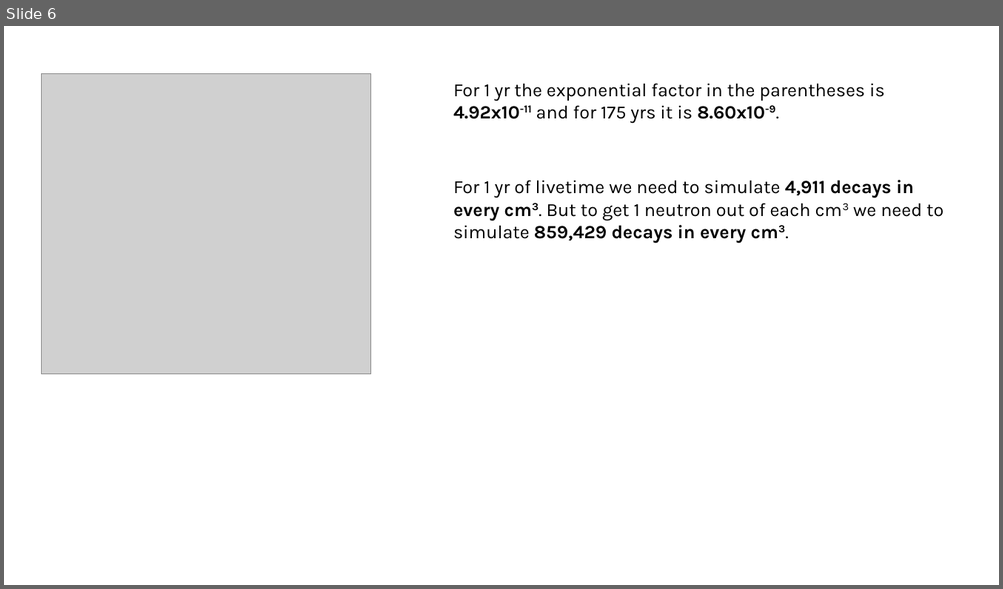
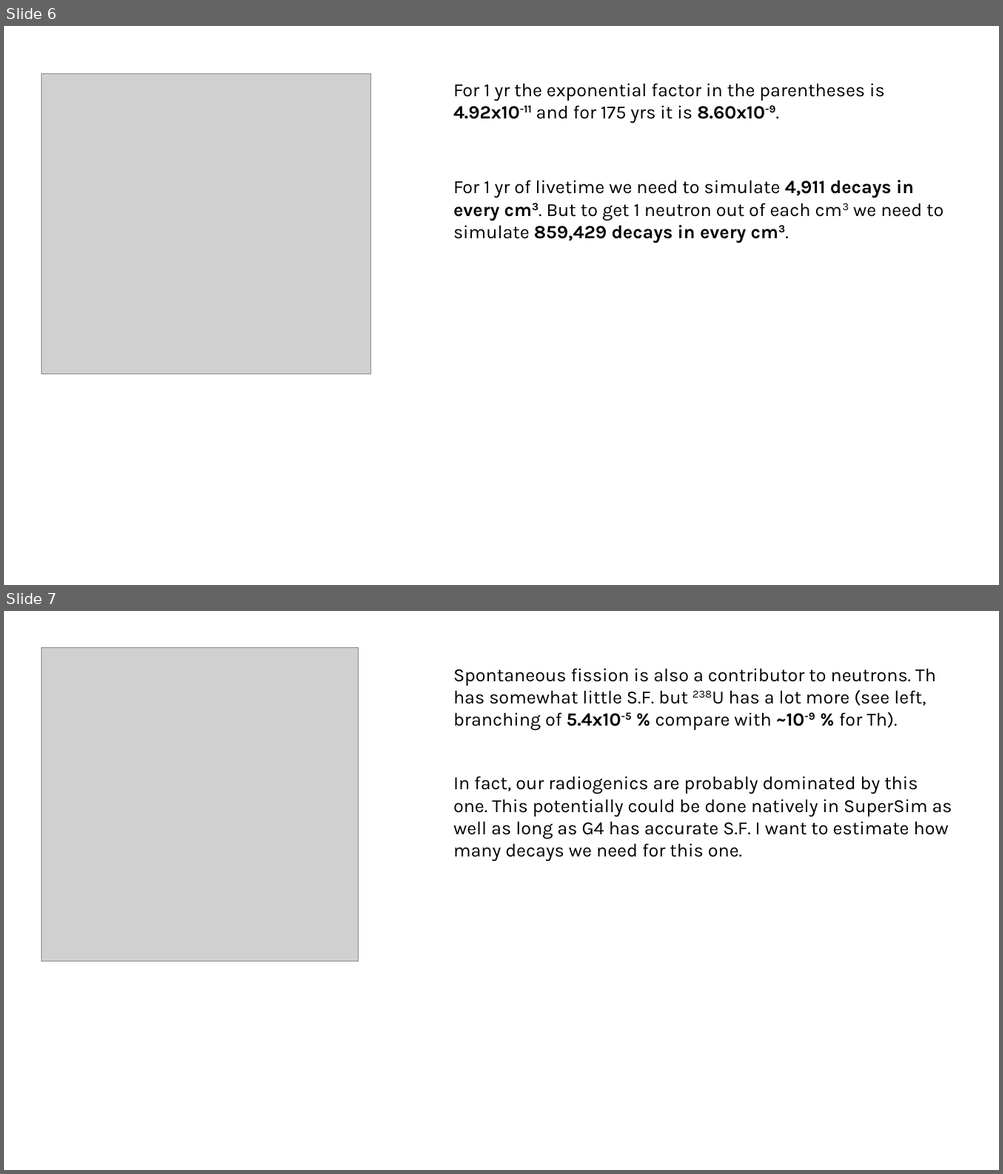
Before and after one commit to villano-lab/n-elec-scattering, a slide deck: 2-Flux/bknds_notes/an-simulation.pptx. Shown one above the other, each under a label of ours: slide 6 before the commit, slides 6 and 7 after it. The pictures are 1003x589 and 1003x1174 pixels, drawn with LibreOffice and Linux fonts; fonts in the diff are those of the drawing; grey boxes stand for pictures. Boxes give left, top, right and bottom in pixels: in the first picture for what was removed or moved away, otherwise in the second. Text is boxed around its words. In the diff, an @@ line names an element or a change of style, - is before the commit and + after.

Commit message:
[ANV] updated an-simulation overview for SuperCDMS

```diff
--- a/2-Flux/bknds_notes/an-simulation.pptx
+++ b/2-Flux/bknds_notes/an-simulation.pptx
@@ slide 7 added at <box>4,611,999,1170</box>, background #FFFFFF @@
@@ picture added at <box>41,647,358,962</box> @@
@@ text added at <box>453,668,936,731</box>, 18 pt, text #000000 @@
+Spontaneous fission is also a contributor to neutrons. Th has somewhat little S.F. but 238U has a lot more (see left, branching of 5.4x10-5 % compare with ~10-9 % for Th).
@@ text added at <box>453,776,952,861</box>, 18 pt, text #000000 @@
+In fact, our radiogenics are probably dominated by this one. This potentially could be done natively in SuperSim as well as long as G4 has accurate S.F. I want to estimate how many decays we need for this one.
```
